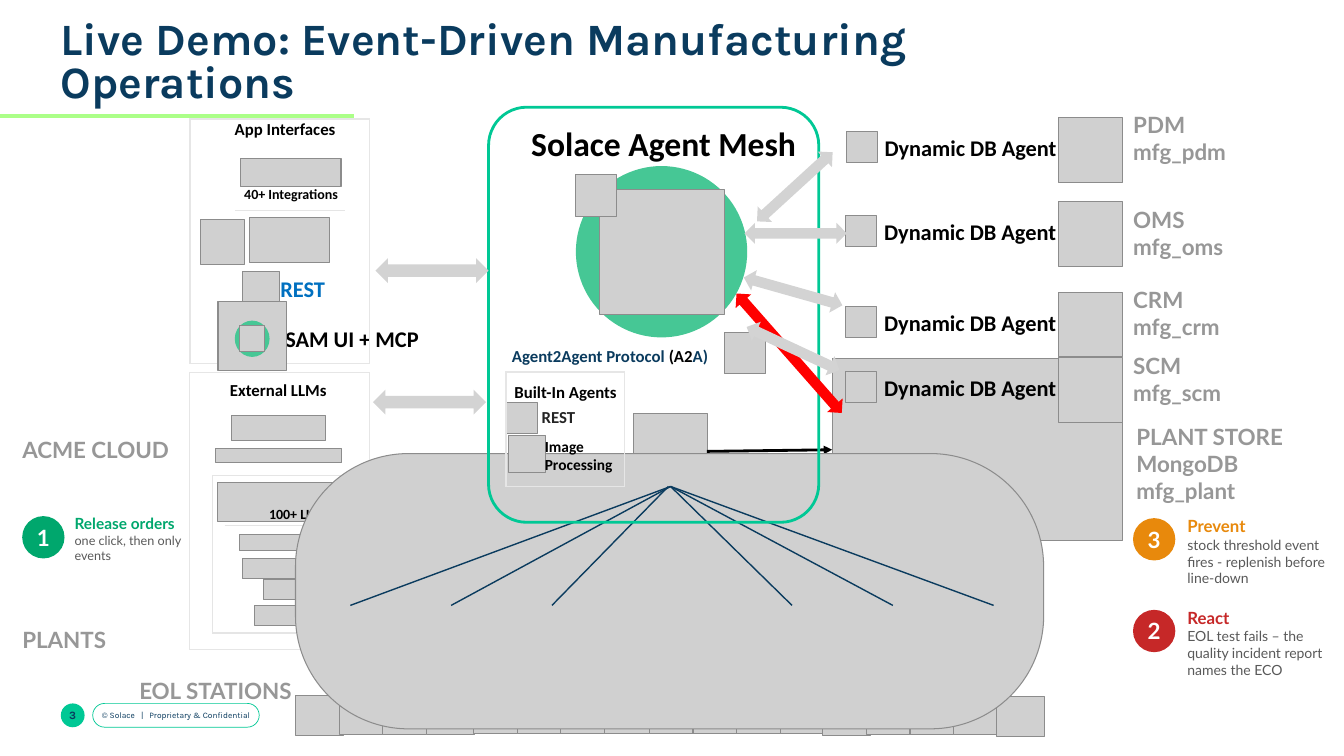
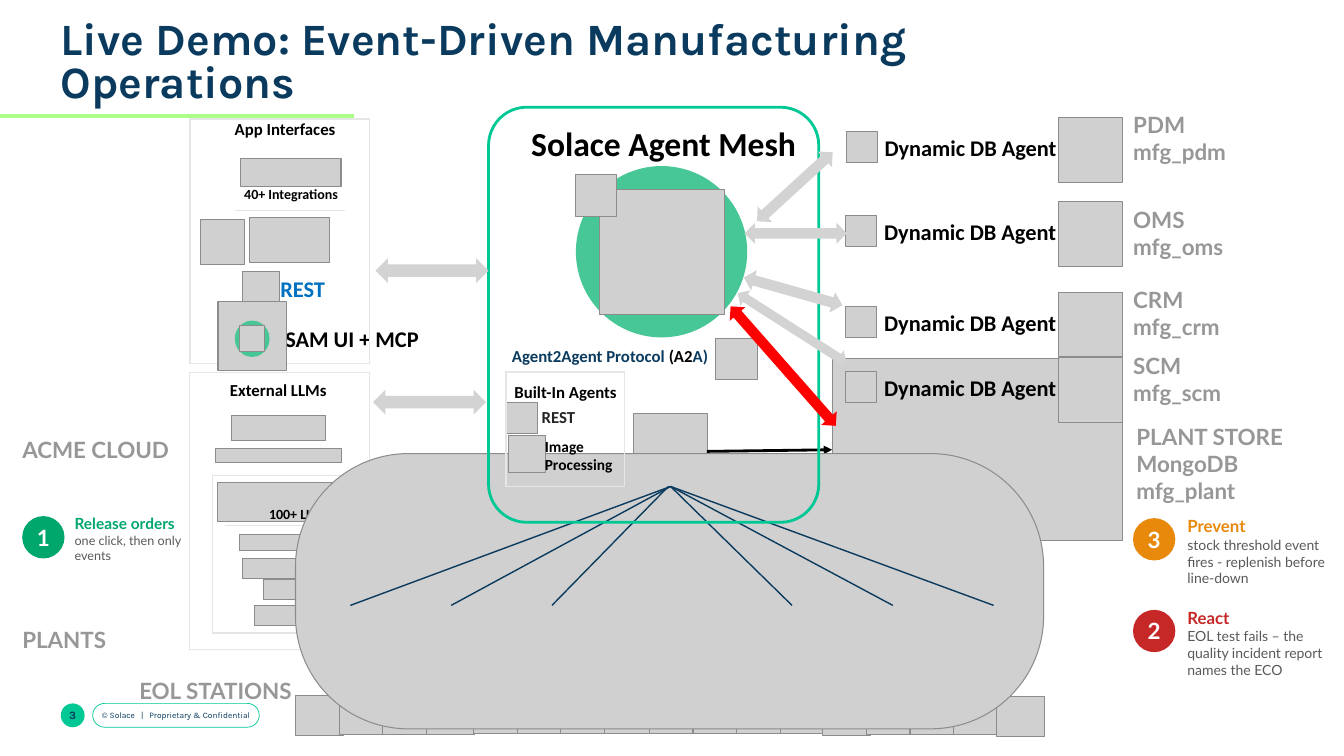
Before and after one commit to martensa/solace-demo-artifacts, a slide deck: slide 3 of sam-manufacturing-ops-demo/slides/SAM v2 – AI Worker Lifecycle Manufacturing.pptx. Drawn at 1344x756 pixels with LibreOffice and Linux fonts; fonts in the diff are those of the drawing; grey boxes stand for pictures; background and template pictures are left out. Boxes give left, top, right and bottom in pixels: in the first picture for what was removed or moved away, otherwise in the second. Text is boxed around its words. In the diff, an @@ line names an element or a change of style, - is before the commit and + after.

```diff
--- a/sam-manufacturing-ops-demo/slides/SAM v2 – AI Worker Lifecycle Manufacturing.pptx
+++ b/sam-manufacturing-ops-demo/slides/SAM v2 – AI Worker Lifecycle Manufacturing.pptx
@@ up down arrow at bbox=[733, 285, 852, 370]: rotation 115 to 122 degrees @@
@@ up down arrow: place and size @@
-up down arrow at bbox=[729, 286, 850, 419]
+up down arrow at bbox=[723, 300, 844, 432]
@@ picture: place and size @@
-picture at bbox=[725, 333, 766, 374]
+picture at bbox=[716, 338, 757, 379]
```
Also in this commit, not shown: 3 other files.
